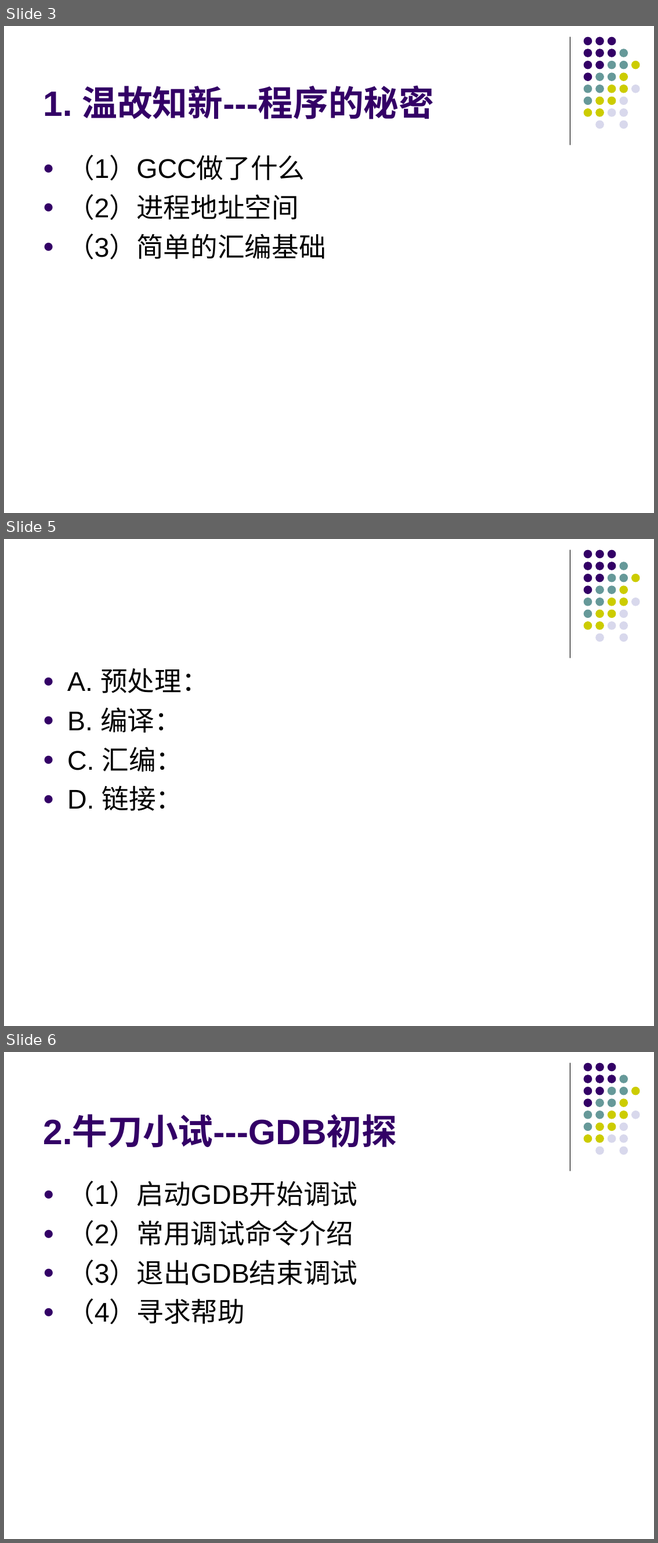
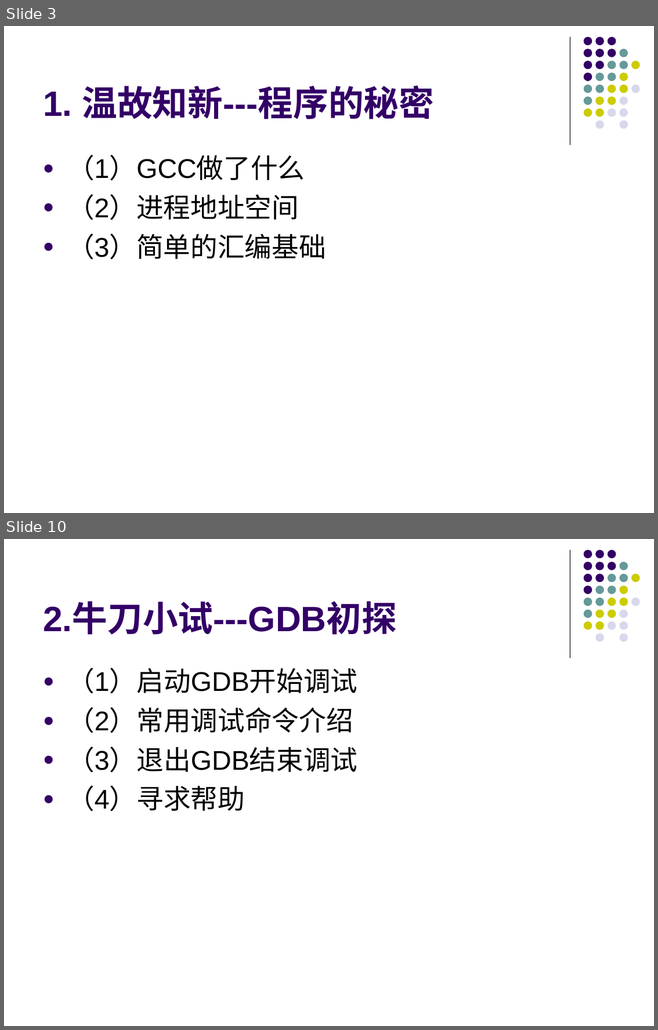
Before and after one commit to KublaikhanGeek/reactor, a slide deck: docs/手把手教你玩转GDB/手把手教你玩转GDB.ppt. Shown one above the other, each under a label of ours: slides 3, 5 and 6 before the commit, slides 3 and 10 after it; the slides between them are not shown. The pictures are 658x1543 and 658x1030 pixels, drawn with LibreOffice and Linux fonts; fonts in the diff are those of the drawing. Boxes give left, top, right and bottom in pixels: in the first picture for what was removed or moved away, otherwise in the second. Text is boxed around its words. In the diff, an @@ line names an element or a change of style, - is before the commit and + after.

```diff
--- a/docs/手把手教你玩转GDB/手把手教你玩转GDB.ppt
+++ b/docs/手把手教你玩转GDB/手把手教你玩转GDB.ppt
@@ slide 5 removed at box(4, 539, 654, 1026), background #FFFFFF; not listed: 32 template elements that a slide beside it also shows @@
@@ text removed at box(67, 668, 209, 811) @@
-● A. 预处理：
-● B. 编译：
-● C. 汇编：
-● D. 链接：
@@ what was slide 6 is now slide 10 @@
```
Also in this commit, not shown: 11 slides added, 1 other slide removed.
